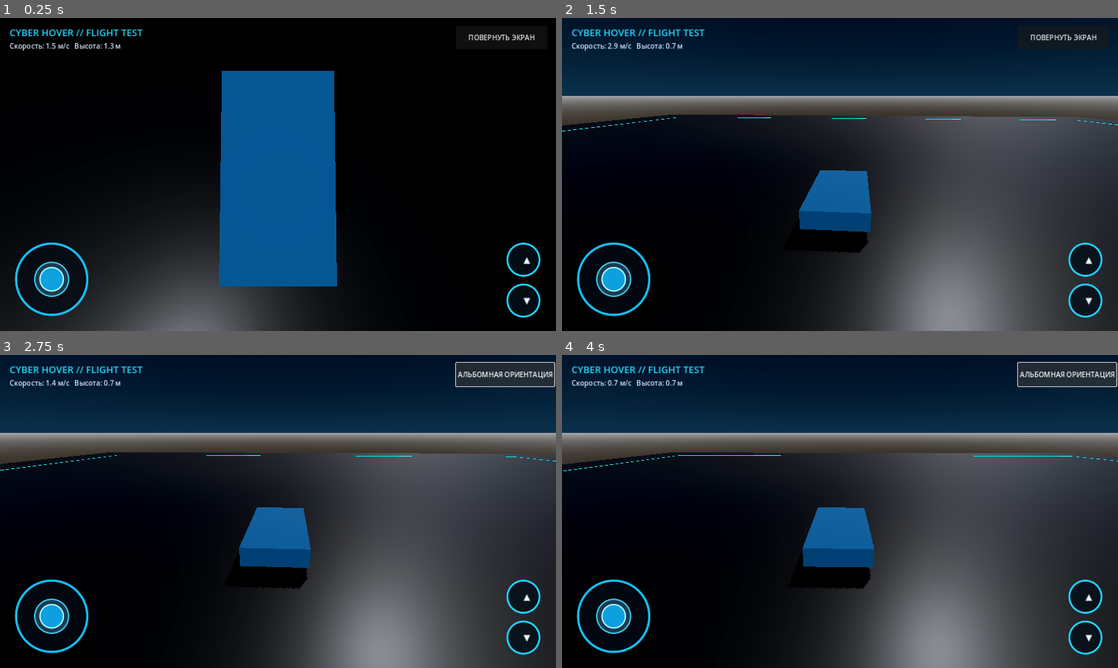
Above: before the commit, frames 1-4 (two rows, left to right).
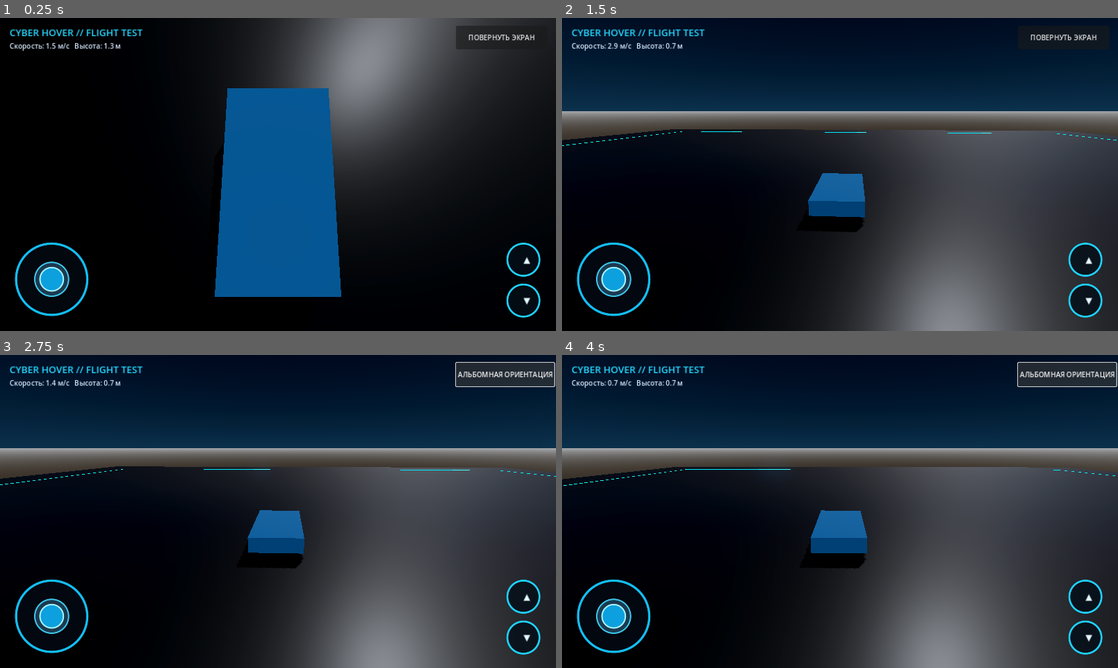
Above: after the commit, the same moments.

Repository: a89526425040-creator/CyberHoverDemo
Game: Godot game, scene res://main.tscn
The game is run twice, just before and just after one commit, with the same random seed, the same clock (stepped at 60 frames per second) and the same inputs.
Inputs (mouse positions are in pixels of both pictures, inside the frame that each line leads up to):
- Up to frame 1 (0.25 s): no input
- Up to frame 2 (1.5 s): tap Enter at 0.5 s; move the mouse to (962, 158) at 0.52 s; hold D 0.53-1.25 s; tap Ctrl at 0.6 s; click (962, 158) at 0.67 s; tap Space at 0.77 s; drag from (728, 190) to (812, 237) at 1.27 s
- Up to frame 3 (2.75 s): click "ПОВЕРНУТЬ ЭКРАН" at 2 s
- Up to frame 4 (4 s): click "АЛЬБОМНАЯ ОРИЕНТАЦИЯ" at 2.75 s; click "ПОРТРЕТНАЯ ОРИЕНТАЦИЯ" at 3.5 s

The runs differ from the first frame. In frame 1, 32% of the frame differs, in the area x 0-100%, y 0-100%; in frame 2, 12%; in frame 3, 12%; in frame 4, 12%.

Commit message:
Set chase camera 10m behind hovercraft rear edge

Diff:
--- a/scripts/world.gd
+++ b/scripts/world.gd
@@ -283,8 +283,10 @@
         return
     # Camera follows from behind and above, using the hovercraft's own heading.
     var target := vehicle.global_position + Vector3(0, 0.9, 0)
-    # Camera offset is exactly 10 metres from the hovercraft origin.
-    var desired := vehicle.global_position + vehicle.global_transform.basis * Vector3(0, 4.0, -9.165)
+    # Place the camera 10 metres behind the rear edge (not the vehicle centre).
+    # The model is approximately 4.5 m long; rear edge is local Z=-2.25 m.
+    # The 4 m height and 9.165 m rearward offset form a 10 m diagonal.
+    var desired := vehicle.global_position + vehicle.global_transform.basis * Vector3(0, 4.0, -11.415)
     camera.global_position = camera.global_position.lerp(desired, minf(delta * 3.5, 1.0))
     camera.look_at(target, Vector3.UP)
     telemetry.text = "Скорость: %.1f м/с   Высота: %.1f м" % [vehicle.linear_velocity.length(), vehicle.global_position.y]
